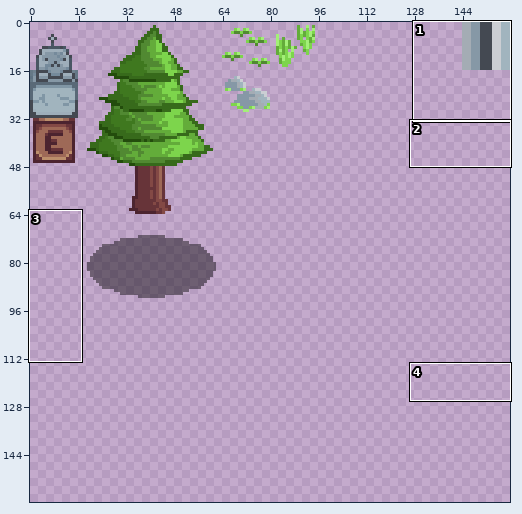
Pixel-art file -- Shallow Depths/Assets/AsepriteRelated/Objects.aseprite. The picture above shows the old version from afar; the outline marks the close-up.
Close-up. Old version:
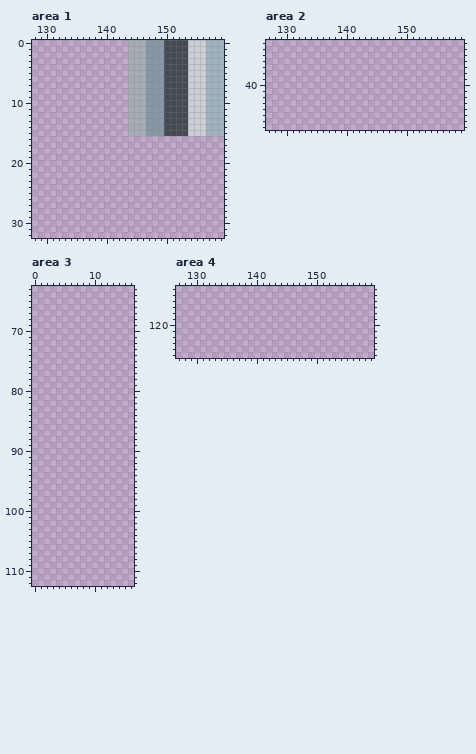
160x160 pixels, 1 frame. Pixels under 10% opacity are left out. Colours within 5 levels of each other are drawn and written as one. Shown: area 1: x 128..159, y 0..32; area 2: x 127..159, y 33..47; area 3: x 0..16, y 63..112; area 4: x 127..159, y 114..125. The commit also changed other parts of the picture, which this record leaves out.
Once edited:
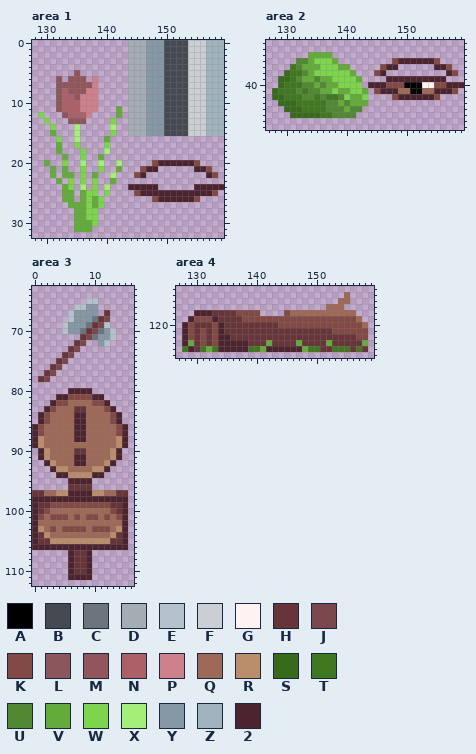
Palette (. is transparent): A #000000  B #444952  C #6c757d  D #a4acb4  E #b6c2cb  F #cbced3  G #fff3f2  H #673439  J #79474c  K #834945  L #8b565c  M #92555c  N #ac6068  P #ce818a  Q #9e6957  R #bb8e6b  S #376a1b  T #3f781f  U #518932  V #63ac3a  W #7dd54c  X #a3ef78  Y #8698a6  Z #a1b4be  2 #4c242f
From old to new:
--- area 1
@@ x 128..159 @@
  4 ................DDDYYYBBBBFFFZZZ
- 5 ................DDDYYYBBBBFFFZZZ
- 6 ................DDDYYYBBBBFFFZZZ
- 7 ................DDDYYYBBBBFFFZZZ
- 8 ................DDDYYYBBBBFFFZZZ
- 9 ................DDDYYYBBBBFFFZZZ
-10 ................DDDYYYBBBBFFFZZZ
-11 ................DDDYYYBBBBFFFZZZ
-12 ................DDDYYYBBBBFFFZZZ
-13 ................DDDYYYBBBBFFFZZZ
-14 ................DDDYYYBBBBFFFZZZ
-15 ................DDDYYYBBBBFFFZZZ
-16 ................................
-17 ................................
-18 ................................
-19 ................................
-20 ................................
-21 ................................
-22 ................................
-23 ................................
-24 ................................
-25 ................................
-26 ................................
-27 ................................
-28 ................................
-29 ................................
-30 ................................
-31 ................................
+ 5 .......M........DDDYYYBBBBFFFZZZ
+ 6 ....L.MMM.P.....DDDYYYBBBBFFFZZZ
+ 7 ....LMMMMMP.....DDDYYYBBBBFFFZZZ
+ 8 ....LNMMMPP.....DDDYYYBBBBFFFZZZ
+ 9 ....LNNMPPP.....DDDYYYBBBBFFFZZZ
+10 ....LNNNPPP.....DDDYYYBBBBFFFZZZ
+11 ....LNNNPPP...V.DDDYYYBBBBFFFZZZ
+12 .W...LNNNP....V.DDDYYYBBBBFFFZZZ
+13 ..W...LLL....W..DDDYYYBBBBFFFZZZ
+14 ...W...X.....X..DDDYYYBBBBFFFZZZ
+15 ...V...X.....W..DDDYYYBBBBFFFZZZ
+16 ....W..X....V...................
+17 ....V..W....W...................
+18 ....V...W...X...................
+19 .....V..W..V....................
+20 ..V..W..X..X..X.....K222222K....
+21 ...V.V..W..W..V...K22......22K..
+22 ...V.VV.W.V..X...K2..........2K.
+23 ....V.W.W.W..V..................
+24 .....VW.X.W.X...22222......22222
+25 .....VV.VWW.W....K222222222222K.
+26 .....VV.VWVW........K222222K....
+27 ......VVVWVW....................
+28 .......VVWW.....................
+29 .......VVWW.....................
+30 .......VVVW.....................
+31 .......VVV......................
 32 ................................
--- area 2
@@ x 127..159 @@
 34 .................................
-35 .................................
-36 .................................
-37 .................................
-38 .................................
-39 .................................
-40 .................................
-41 .................................
-42 .................................
-43 .................................
-44 .................................
-45 .................................
+35 .......VVVV......................
+36 .....UUVWWWV.........K222222K....
+37 ....TUVVVWWWVV.....K22......22K..
+38 ...STTUVWWWWWWV...K2..........2K.
+39 ..SSTUVVUVVWWWWV....2222222222...
+40 ..STTTUUVUVVWWWW.222KKKAAAGGKK222
+41 .STTTUTUUVVWVVWWV.K222QQAAQQ222K.
+42 .SSTTTUUTUTTUWVVW....K222222K....
+43 ..SSSTTTTTUUVUVVV................
+44 ...SSSTTTTUUUVUU.................
+45 ....SSSSSTTUUUU..................
 46 .................................
--- area 3
@@ x 0..16 @@
  64 .................
- 65 .................
- 66 .................
- 67 .................
- 68 .................
- 69 .................
- 70 .................
- 71 .................
- 72 .................
- 73 .................
- 74 .................
- 75 .................
- 76 .................
- 77 .................
- 78 .................
+ 65 .........EE......
+ 66 .......EEYY......
+ 67 ......EYYYY.H....
+ 68 ......EYYYCHJ....
+ 69 .....EYYYCHJE....
+ 70 .....EYYCHJCYE...
+ 71 ........HJCYYE...
+ 72 .......HJ..YE....
+ 73 ......HJ.........
+ 74 .....HJ..........
+ 75 ....HJ...........
+ 76 ...HJ............
+ 77 ..HJ.............
+ 78 .HJ..............
  79 .................
- 80 .................
- 81 .................
- 82 .................
- 83 .................
- 84 .................
- 85 .................
- 86 .................
- 87 .................
- 88 .................
- 89 .................
- 90 .................
- 91 .................
- 92 .................
- 93 .................
- 94 .................
- 95 .................
- 96 .................
- 97 .................
- 98 .................
- 99 .................
-100 .................
-101 .................
-102 .................
-103 .................
-104 .................
-105 .................
-106 .................
-107 .................
-108 .................
-109 .................
-110 .................
-111 .................
+ 80 ......2222.......
+ 81 ....22KKKK22.....
+ 82 ...2KKQQQQKK2....
+ 83 ..2KQQQHHQQQK2...
+ 84 .2KQQQQ22QQQQK2..
+ 85 .2KQQQQ22QQQQK2..
+ 86 2KQQQQQ22QQQQQK2.
+ 87 2KQQQQQ22QQQQQK2.
+ 88 2RQQQQQ22QQQQQR2.
+ 89 2RQQQQQQQQQQQQR2.
+ 90 .2RQQQQHHQQQQR2..
+ 91 .2RQQQQ22QQQQR2..
+ 92 ..2RQQQ22QQQR2...
+ 93 ...2RRQQQQRR2....
+ 94 ....22RRRR22.....
+ 95 ......2222.......
+ 96 ......HHHH.......
+ 97 HHQQRR2222RRQQHH.
+ 98 2222222222222222.
+ 99 2HHKKKKKKKKKKHH2.
+100 2HKQQQQQQQQQQKH2.
+101 2KQKKKQKQKKQKQK2.
+102 2QQQQQQQQQQQQQQ2.
+103 2RQKQKKKKQKKKQR2.
+104 2HRQQQQQQQQQQRH2.
+105 2HHRRRRRRRRRRHH2.
+106 2222222222222222.
+107 ......2HH2.......
+108 ......2HH2.......
+109 ......2HH2.......
+110 ......2HH2.......
+111 ......2222.......
 112 .................
--- area 4
@@ x 127..159 @@
 114 .................................
-115 .................................
-116 .................................
-117 .................................
-118 .................................
-119 .................................
-120 .................................
-121 .................................
-122 .................................
-123 .................................
-124 .................................
+115 ............................Q....
+116 ...........................QQ....
+117 .........................QQQ.....
+118 ...222HHHHKKKK....KQQQQQQQQQQQ...
+119 ..2KKK2HHHHKKKKKKKKKKKKKKKKKKKQ..
+120 .2KHHHK2HHHHHHHHHKKKKKKKKKKKKKKQ.
+121 .2KHKHK2HHHHHHHHHHHHHHHHHHKKKKKK.
+122 .2KHKHK22HHHHHHHHHHHHHHHHHHHHHKK.
+123 .2VHKHK22222HHHVHHHHVHHHHVHHHHHV.
+124 .T2HTVT22222TTV222222VTTHHTTTHTH.
 125 .................................
Changed places in both close-ups, as pixel boxes (x1, y1, x2, y2):
added: (38, 70, 224, 232)
added: (272, 52, 464, 118)
added: (32, 298, 128, 580)
added: (182, 292, 368, 352)
